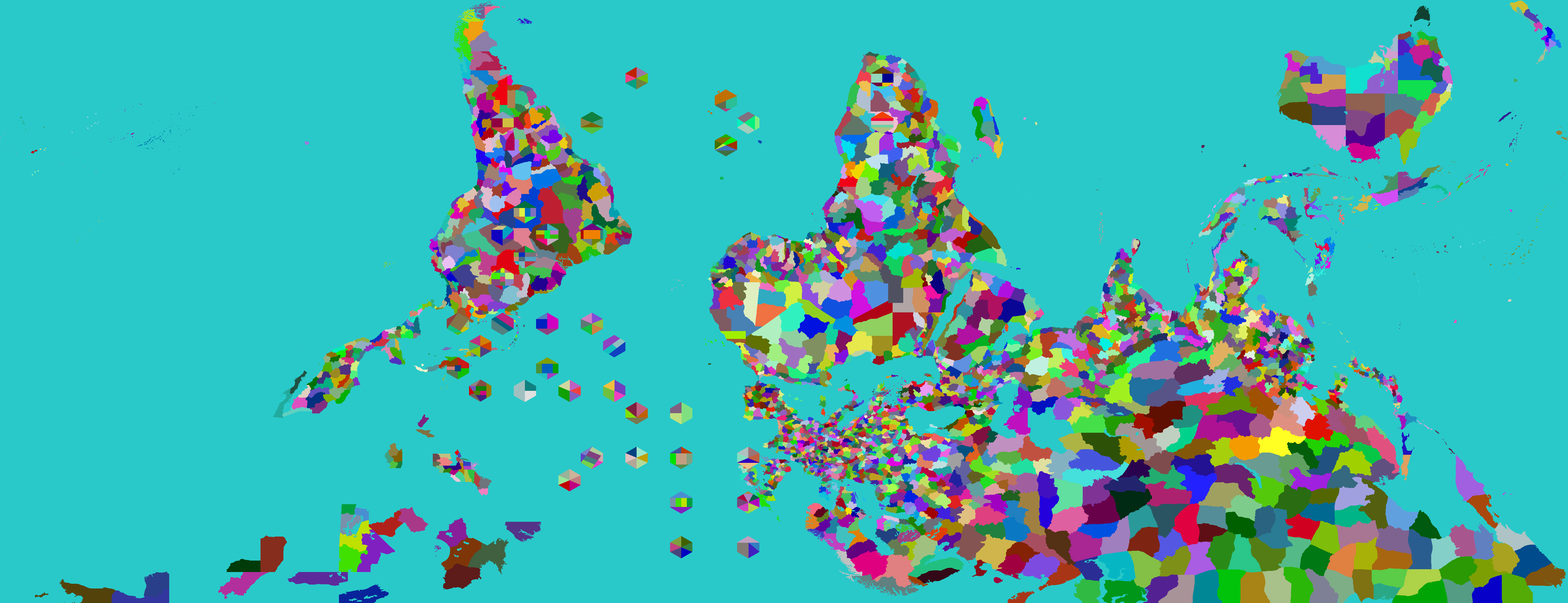
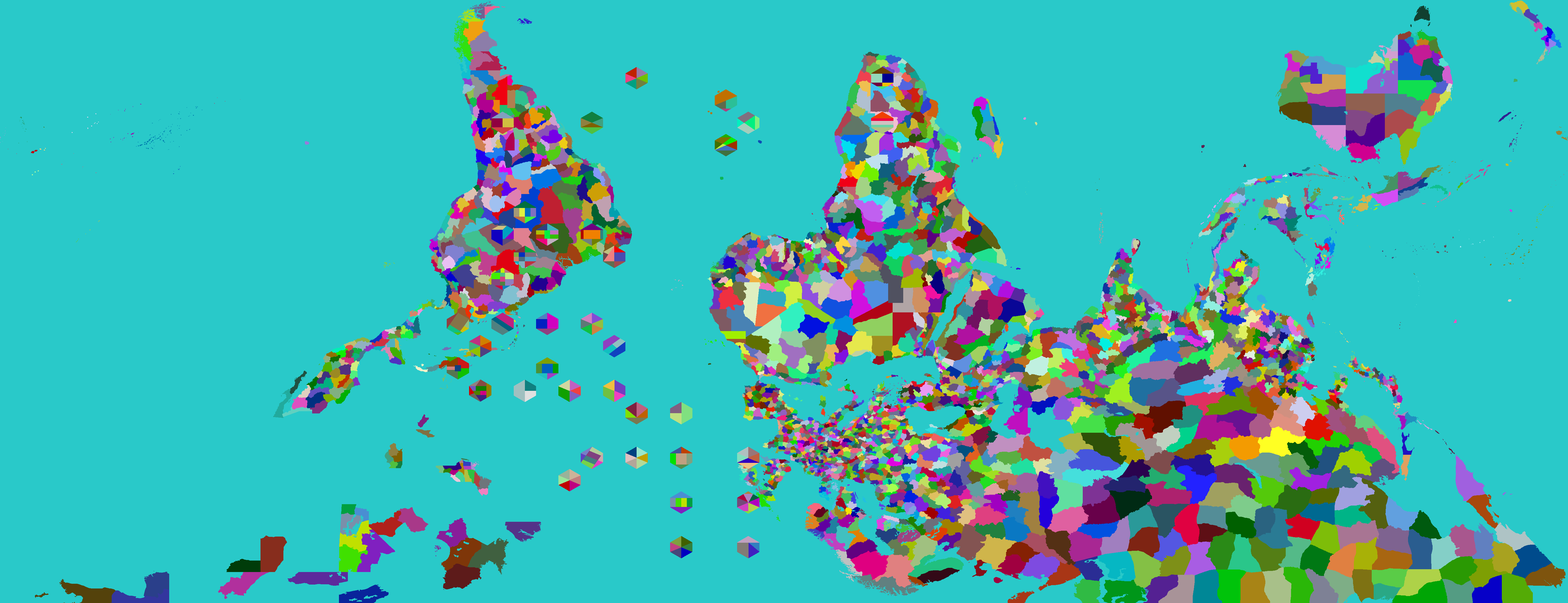
Comparing the layer stacks of the two 1568px x 603px images. Changes:
painted on "Provinces" over [432, 245, 626, 468]
